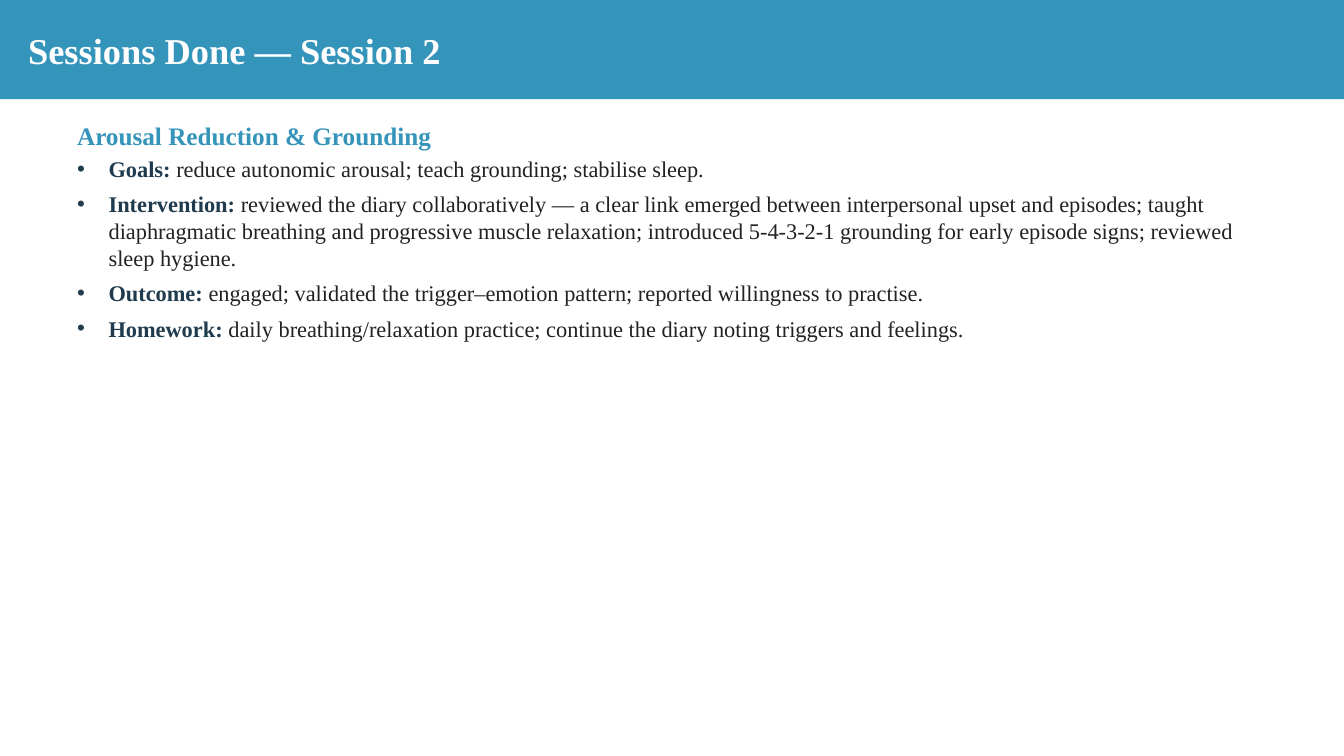
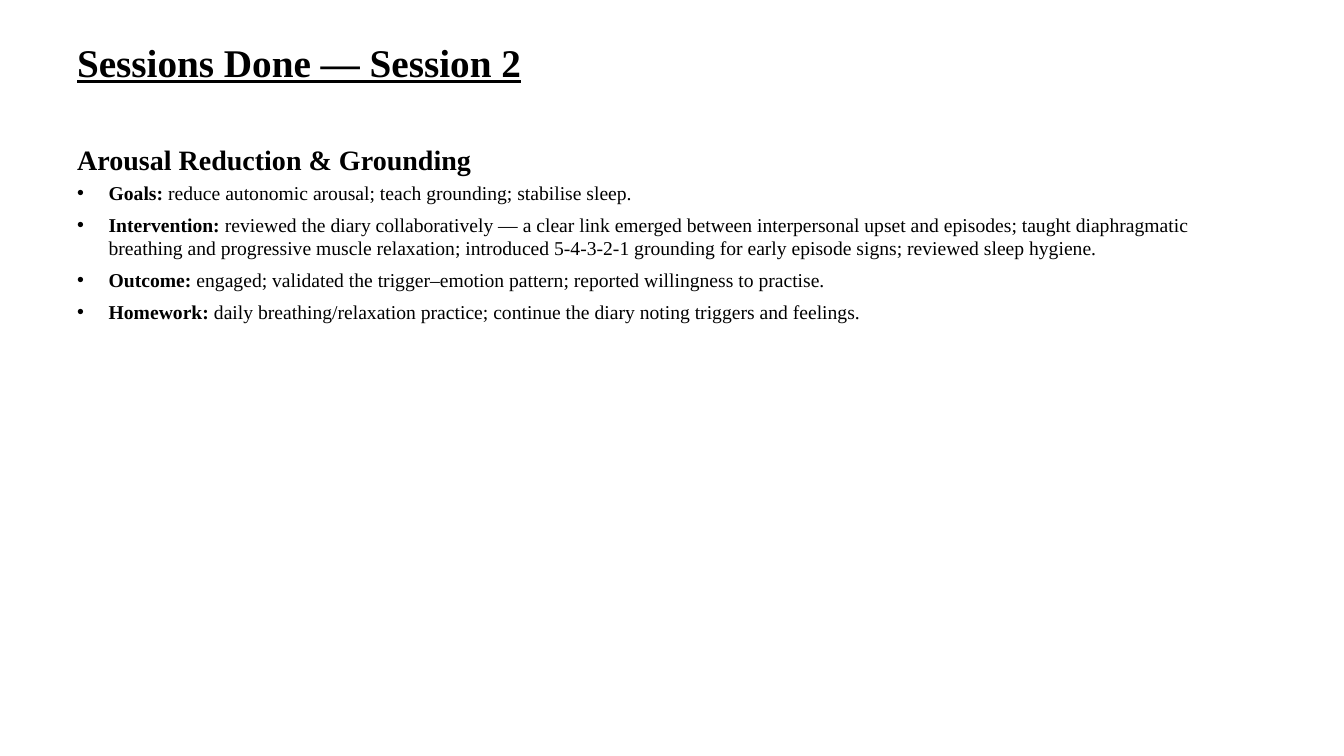
Before and after one commit to tejasdangodra786-byte/Dango-kiro, a slide deck: slide 29 of Mamta_Saini_Case_Conference.pptx. Drawn at 1344x756 pixels with LibreOffice and Linux fonts; fonts in the diff are those of the drawing. Boxes give left, top, right and bottom in pixels: in the first picture for what was removed or moved away, otherwise in the second. Text is boxed around its words. In the diff, an @@ line names an element or a change of style, - is before the commit and + after.

Commit message:
Reformat case-conference PPT: white bg, TNR headings 28pt bold underlined, sub-headings 20pt, content 14pt, all black

```diff
--- a/Mamta_Saini_Case_Conference.pptx
+++ b/Mamta_Saini_Case_Conference.pptx
@@ text "Sessions Done — Session 2": place and size @@
-text "Sessions Done — Session 2" at <box>0,0,1344,99</box>
+text "Sessions Done — Session 2" at <box>77,50,521,83</box>
@@ text "Sessions Done — Session 2" at <box>77,50,521,83</box>: size 26 to 28 pt, text colour #FFFFFF to #000000, underline on; vertical alignment middle to top; fill #3494BA to none @@
@@ text "Arousal Reduction & Grounding": place and size @@
-text "Arousal Reduction & Grounding" at <box>77,127,1233,342</box>
+text "Arousal Reduction & Grounding" at <box>77,150,1188,324</box>
@@ text "Arousal Reduction & Grounding" at <box>77,150,1188,324</box>: size 18 to 20 pt, text colour #3494BA to #000000 in "Arousal Reduction & Grounding"; size 16 to 14 pt; text colour #1F3B4D to #000000 in "Goals:", "Intervention:", "Outcome:", "Homework:"; text colour #222222 to #000000 in "reduce autonomic arousal; teach grounding; stabilise sleep.", "reviewed the diary collaboratively — a clear ...", "engaged; validated the trigger–emotion pattern; reported wil ...", "daily breathing/relaxation practice; continue the diary noti ..." @@
```
Also in this commit, not shown: 33 other slides changed.
